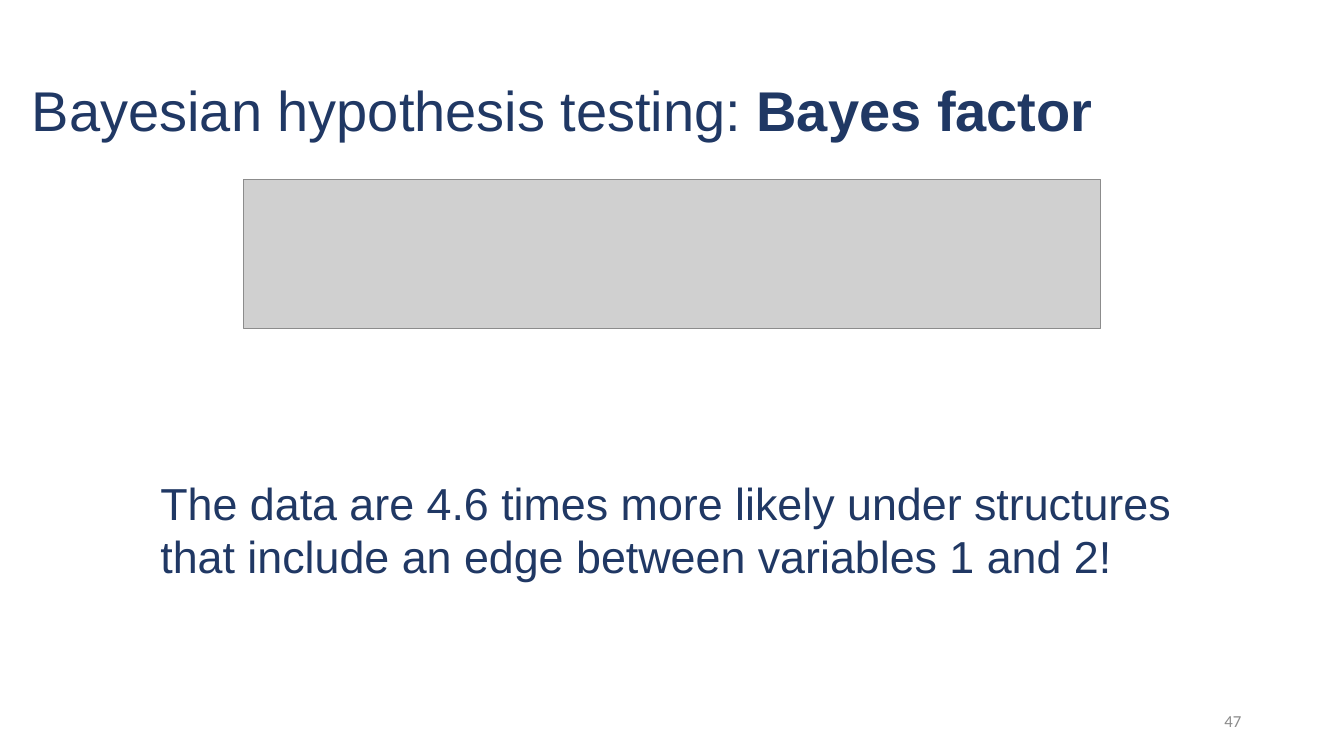
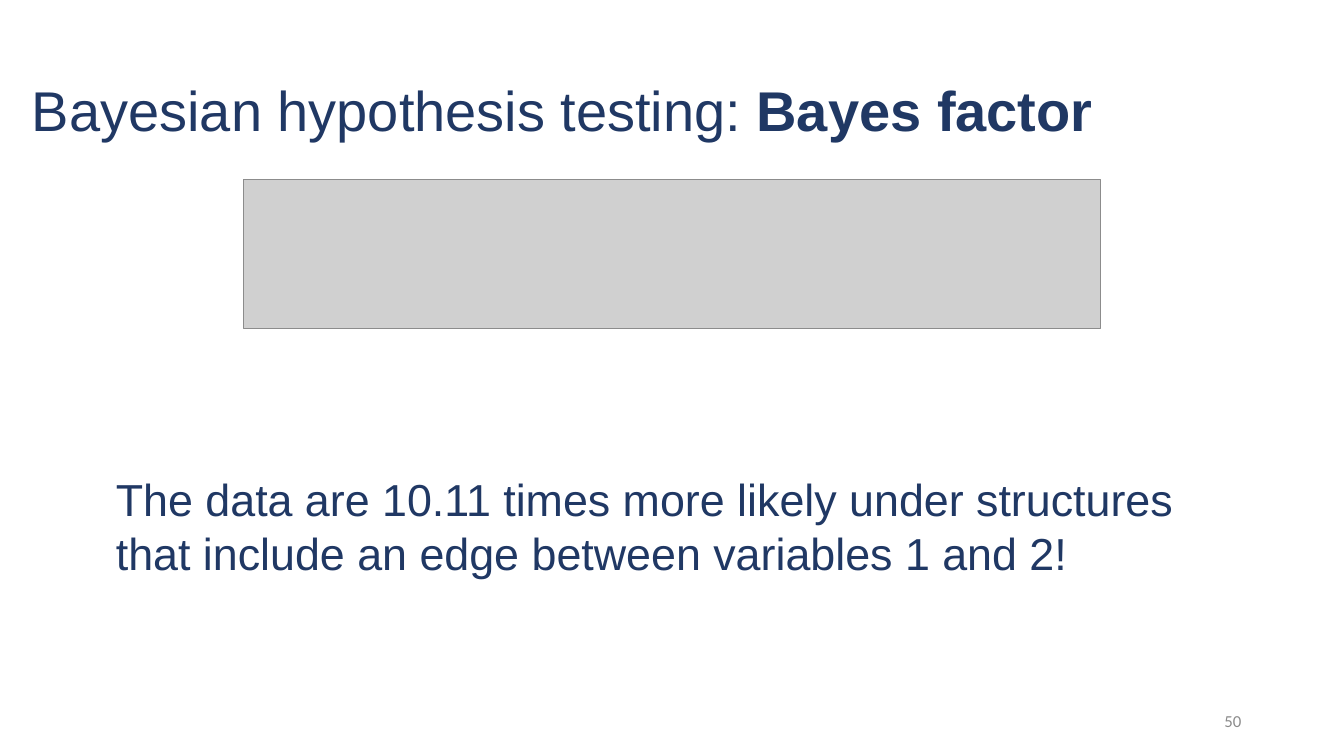
Before and after one commit to Bayesian-Graphical-Modelling-Lab/BGM_Workshops, a slide deck: slide 50 of raw material/session 1 introduction/Session I - Part I - Theory.pptx (slide 47 before the commit). Drawn at 1344x756 pixels with LibreOffice and Linux fonts; fonts in the diff are those of the drawing; grey boxes stand for pictures. Boxes give left, top, right and bottom in pixels: in the first picture for what was removed or moved away, otherwise in the second. Text is boxed around its words. In the diff, an @@ line names an element or a change of style, - is before the commit and + after.

```diff
--- a/raw material/session 1 introduction/Session I - Part I - Theory.pptx
+++ b/raw material/session 1 introduction/Session I - Part I - Theory.pptx
@@ text at box(116, 483, 1173, 579): text changed @@
-The data are 4.6 times more likely under structures that include an edge between variables 1 and 2!
+The data are 10.11 times more likely under structures that include an edge between variables 1 and 2!
@@ page number at box(1224, 716, 1241, 727): text changed @@
-47
+50
```
Also in this commit, not shown: 3 other slides changed, 3 slides added, 17 other files.
